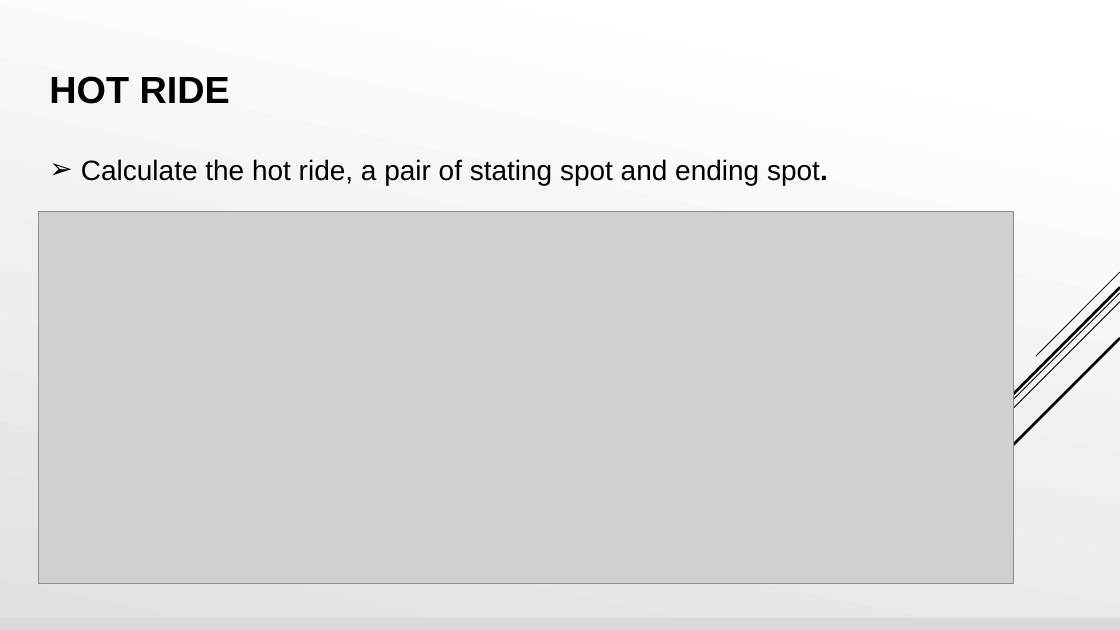
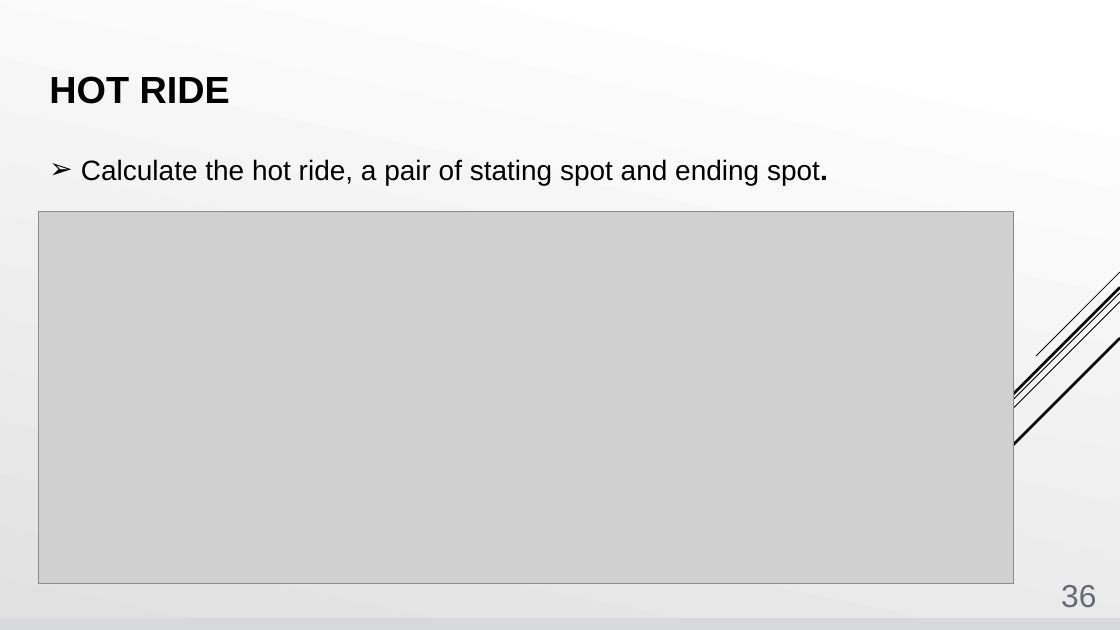
Before and after one commit to simonangel-fong/Bike-share_Ridership, a slide deck: slide 36 of Project1_presentation.pptx. Drawn at 1120x630 pixels with LibreOffice and Linux fonts; fonts in the diff are those of the drawing; grey boxes stand for pictures. Boxes give left, top, right and bottom in pixels: in the first picture for what was removed or moved away, otherwise in the second. Text is boxed around its words. In the diff, an @@ line names an element or a change of style, - is before the commit and + after.

```diff
--- a/Project1_presentation.pptx
+++ b/Project1_presentation.pptx
@@ page number added at bbox=[1061, 585, 1096, 607], 27.2 pt, text #676A73 @@
+36
```
Also in this commit, not shown: 39 other slides changed.
